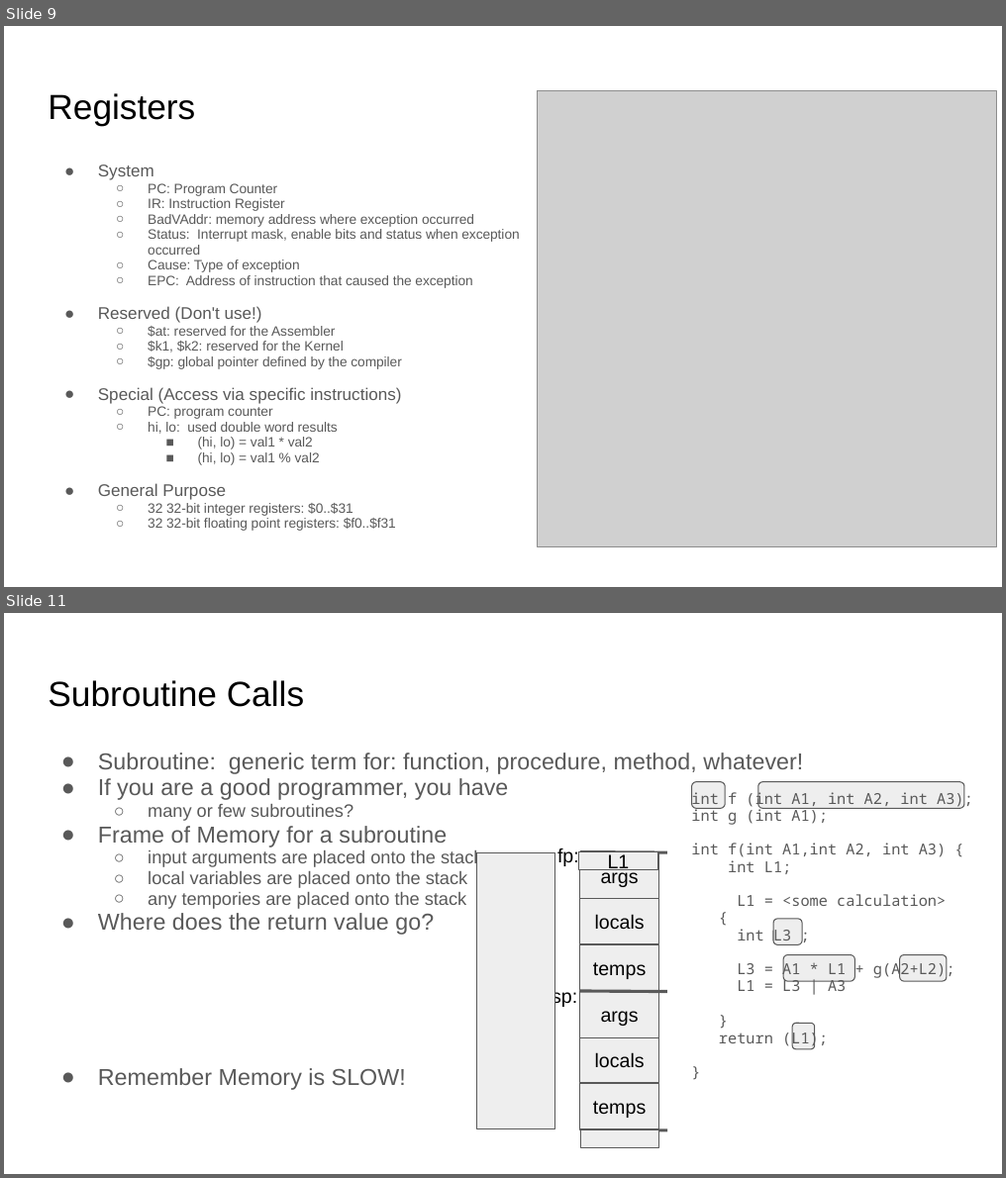
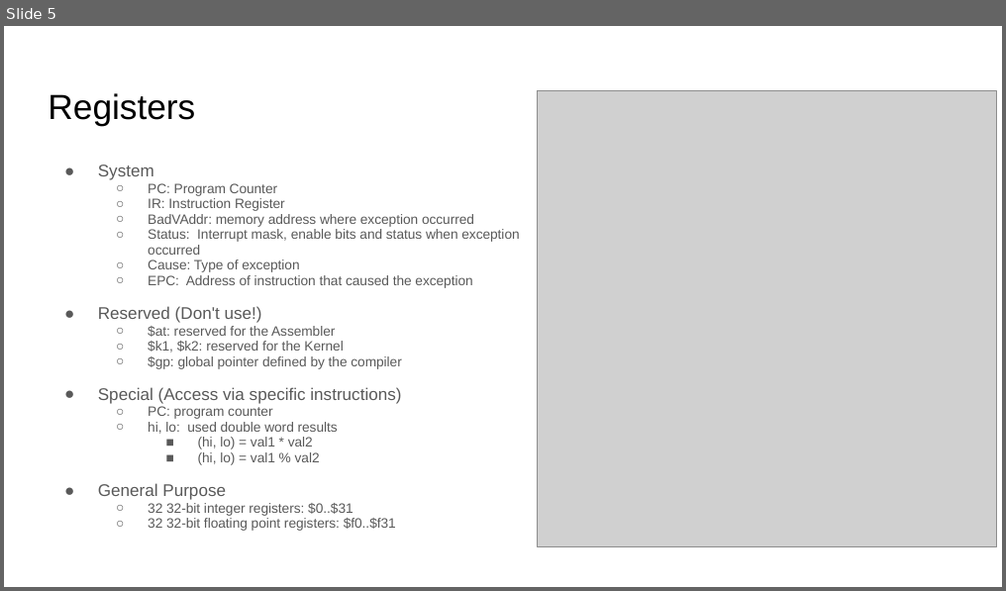
Before and after one commit to sgarcia0206/comp122-f23, a slide deck: assembly-programming/slide_presentations/.hidden/intro_to_mips.pptx. Shown one above the other, each under a label of ours: slides 9 and 11 before the commit, slide 5 after it; the slides between them are not shown. The pictures are 1006x1178 and 1006x591 pixels, drawn with LibreOffice and Linux fonts; fonts in the diff are those of the drawing; grey boxes stand for pictures. Boxes give left, top, right and bottom in pixels: in the first picture for what was removed or moved away, otherwise in the second. Text is boxed around its words. In the diff, an @@ line names an element or a change of style, - is before the commit and + after.

```diff
--- a/assembly-programming/slide_presentations/.hidden/intro_to_mips.pptx
+++ b/assembly-programming/slide_presentations/.hidden/intro_to_mips.pptx
@@ slide 11 removed at bbox=[4, 613, 1002, 1174], background #FFFFFF @@
@@ title removed at bbox=[48, 680, 304, 707] @@
-Subroutine Calls
@@ text removed at bbox=[98, 753, 803, 1090] @@
-● Subroutine: generic term for: function, procedure, method, whatever!
-● If you are a good programmer, you have
-  ○ many or few subroutines?
-● Frame of Memory for a subroutine
-  ○ input arguments are placed onto the stack
-  ○ local variables are placed onto the stack
-  ○ any tempories are placed onto the stack
-● Where does the return value go?
-● Remember Memory is SLOW!
@@ text removed at bbox=[691, 790, 973, 1049] @@
-int f (int A1, int A2, int A3);
-int g (int A1);
-int f(int A1,int A2, int A3) {
-int L1;
-L1 = <some calculation>
-{
-int L3 ;
-L3 = A1 * L1 + g(A2+L2);
-L1 = L3 | A3
-}
-return (L1);
-}
@@ rounded rectangle removed at bbox=[692, 781, 725, 808] @@
@@ rounded rectangle removed at bbox=[758, 781, 965, 808] @@
@@ text removed at bbox=[557, 849, 579, 867] @@
-fp:
@@ rectangle removed at bbox=[476, 854, 554, 1130] @@
@@ rectangle removed at bbox=[579, 853, 657, 869] @@
-L1
@@ rectangle removed at bbox=[580, 854, 658, 899] @@
-args
@@ line removed from (580, 853) to (667, 853) @@
@@ rectangle removed at bbox=[580, 898, 658, 945] @@
-locals
@@ rounded rectangle removed at bbox=[773, 918, 802, 945] @@
@@ rectangle removed at bbox=[580, 946, 658, 991] @@
-temps
@@ rounded rectangle removed at bbox=[783, 956, 855, 981] @@
@@ rounded rectangle removed at bbox=[899, 956, 946, 981] @@
@@ text removed at bbox=[551, 988, 577, 1008] @@
-sp:
@@ rectangle removed at bbox=[580, 992, 658, 1038] @@
-args
@@ line removed from (580, 991) to (667, 992) @@
@@ rounded rectangle removed at bbox=[792, 1023, 814, 1049] @@
@@ rectangle removed at bbox=[580, 1037, 658, 1083] @@
-locals
@@ rectangle removed at bbox=[580, 1084, 658, 1130] @@
-temps
@@ line removed from (580, 1132) to (667, 1131) @@
@@ rectangle removed at bbox=[580, 1131, 658, 1148] @@
@@ what was slide 9 is now slide 5 @@
```
Also in this commit, not shown: 2 slides changed, 9 slides added, 5 other slides removed, 1 other file.
